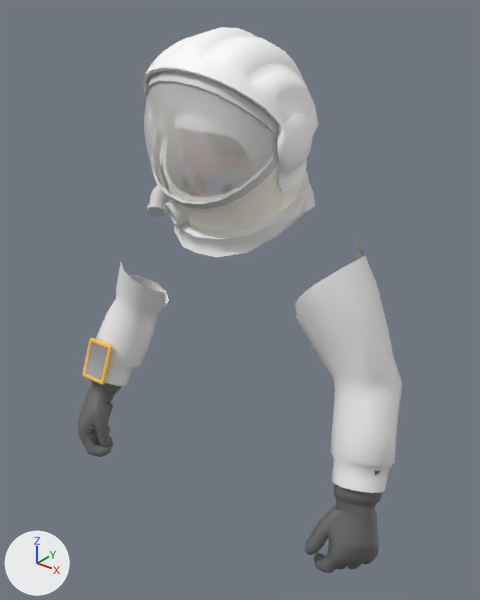
An edit to the FBX model Assets/Models/helmet w gloves.fbx, drawn before and after from the same camera.
Before and after are seen from a 50 mm lens placed at (0.832, -1.071, 2.018), pointed at (0.019, -0.056, 1.388). The axes (+X, +Y, +Z) are drawn at lower left. The lights are the same throughout. Where no turn or scale is listed for an object, it has been applied to the vertices. Vertices at the same position are counted once.

In view in the first picture: 'arm', 'arm l', 'helmet'.
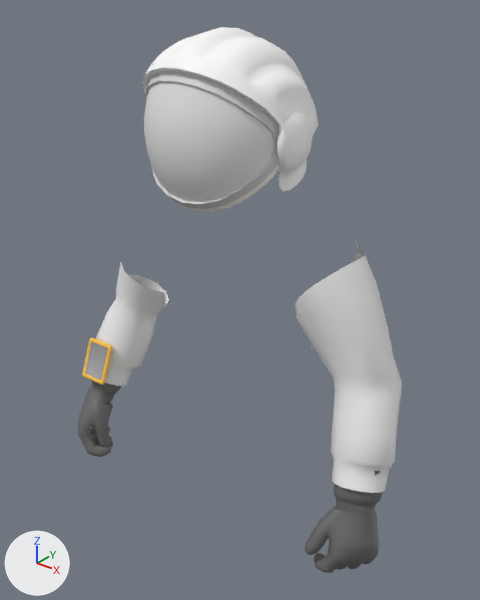
Commit message: updated helmet

The change, as a list of edits to the scene's bpy script:
```text
Add mat_visor:
    mat_visor = principled_material('visor')
    mat_visor.base_color = (0.8, 0.8, 0.8)  # white #e7e7e7
    mat_visor.roughness = 0.4
Change me_mesh:
    used by ob_helmet; location = (-0.013, 0.05, 0.008)
    remove me_mesh.from_pydata(...)  # 2518 vertices, 4404 faces; spans x -0.183..0.18, y -0.269..0.081, z 1.511..1.928
    add me_mesh.from_pydata(...)  # 860 vertices, 1472 faces; spans x -0.183..0.18, y -0.269..0.081, z 1.604..1.928
    me_mesh part 1: 9 loose pieces with 1241 vertices, spanning x -0.17..0.148, y -0.22..0.077, z 1.511..1.855, are deleted
    me_mesh part 2: 413 vertices removed from x -0.155..0.152, y -0.226..0.068, z 1.543..1.904
    me_mesh part 3: 144 faces spanning x -0.148..0.145, y -0.269..-0.153, z 1.629..1.844 switch from mat_dbl_skpvsgbrj_002 (white #ffffff) to mat_visor (white #e7e7e7)
    remove me_mesh.materials.append(mat_dbl_skpvsgbrj_012)  # white #ffffff
    remove me_mesh.materials.append(mat_dbl_skpvsgbrj_013)  # beige #ffdccf
    remove me_mesh.materials.append(mat_dbl_skpvsgbrj_014)  # beige #efcfc2
    remove me_mesh.materials.append(mat_dbl_skpvsgbrj_015)  # beige #bead89
    remove me_mesh.materials.append(mat_dbl_skpvsgbrj_017)  # grey #767676
    remove me_mesh.materials.append(mat_dbl_skpvsgbrj_018)  # brown #9d877f
    remove me_mesh.materials.append(mat_dbl_skpvsgbrj_019)  # white #efefef
    remove me_mesh.materials.append(mat_dbl_skpvsgbrj_020)  # grey #bdbdbd
```

What differs and where, as boxes [x1, y1, x2, y2] in the pictures (480 x 600 px):
'helmet', reshaped (19% shorter)
    before: [142, 27, 318, 257]
    after: [142, 27, 318, 212]
part 1 of me_mesh, deleted
    before: [147, 172, 315, 257]
part 2 of me_mesh, deleted
    before: [159, 70, 303, 232]
part 3 of me_mesh, recoloured
    both: [144, 83, 273, 202]
